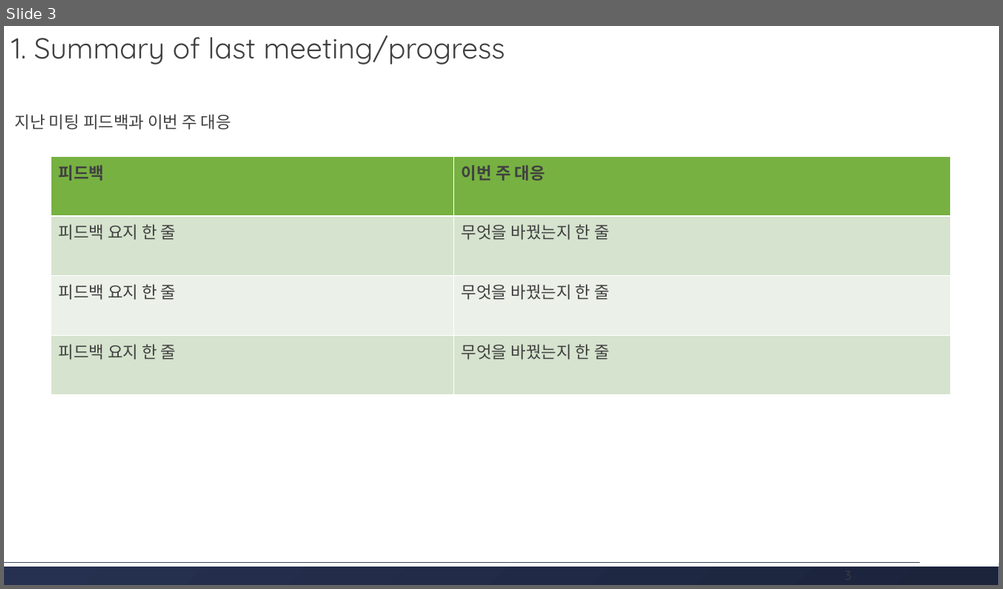
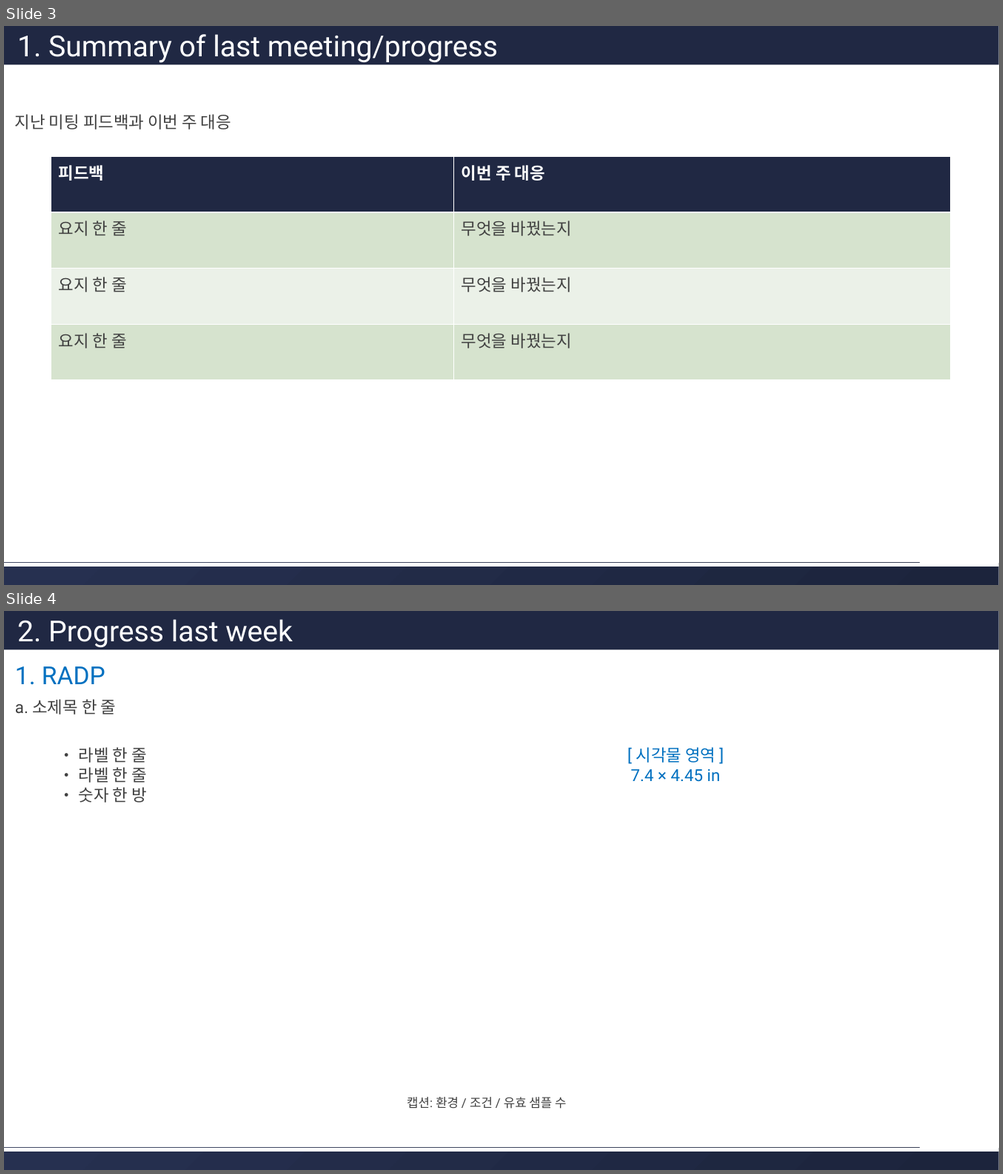
Before and after one commit to hjkim24/RADP, a slide deck: ppt/template/radp-progress-template.pptx. Shown one above the other, each under a label of ours: slide 3 before the commit, slides 3 and 4 after it. The pictures are 1003x589 and 1003x1174 pixels, drawn with LibreOffice and Linux fonts; fonts in the diff are those of the drawing. Boxes give left, top, right and bottom in pixels: in the first picture for what was removed or moved away, otherwise in the second. Text is boxed around its words. In the diff, an @@ line names an element or a change of style, - is before the commit and + after.

```diff
--- a/ppt/template/radp-progress-template.pptx
+++ b/ppt/template/radp-progress-template.pptx
@@ slide 4 added at (4,611,999,1170), background #FFFFFF; not listed: 2 template elements that a slide beside it also shows @@
@@ rectangle added at (4,611,999,649), fill #202843, 28 pt, text #FFFFFF @@
+2. Progress last week
@@ text added at (15,667,105,684), 24 pt, text #0070C0 @@
+1. RADP
@@ text added at (15,699,116,715), 16 pt, text #404040 @@
+a. 소제목 한 줄
@@ text added at (79,747,147,803), 16 pt, text #404040 @@
+• 라벨 한 줄
+• 라벨 한 줄
+• 숫자 한 방
@@ text added at (631,747,720,782), 16 pt, text #0070C0 @@
+[ 시각물 영역 ]
+7.4 × 4.45 in
@@ text added at (407,1097,566,1109), 12 pt, text #404040 @@
+캡션: 환경 / 조건 / 유효 샘플 수
@@ slide 3 changed as well @@
@@ rectangle "1. Summary of last meeting/progress": place and size @@
-rectangle "1. Summary of last meeting/progress" at (11,36,505,64)
+rectangle "1. Summary of last meeting/progress" at (4,26,999,64)
@@ rectangle "1. Summary of last meeting/progress" at (4,26,999,64): font Quicksand to Roboto, text colour #404040 to #FFFFFF; fill none to #202843 @@
@@ table at (51,156,950,380) @@
-row 2, column 1: 피드백 요지 한 줄
+row 2, column 1: 요지 한 줄
-row 2, column 2: 무엇을 바꿨는지 한 줄
+row 2, column 2: 무엇을 바꿨는지
-row 3, column 1: 피드백 요지 한 줄
+row 3, column 1: 요지 한 줄
-row 3, column 2: 무엇을 바꿨는지 한 줄
+row 3, column 2: 무엇을 바꿨는지
-row 4, column 1: 피드백 요지 한 줄
+row 4, column 1: 요지 한 줄
-row 4, column 2: 무엇을 바꿨는지 한 줄
+row 4, column 2: 무엇을 바꿨는지
@@ fill #77B142 to #202843 in row 1 @@
@@ font Quicksand to Roboto, text colour #404040 to #FFFFFF in "피드백", "이번 주 대응" @@
@@ text removed at (845,566,851,585) @@
-3
```
Also in this commit, not shown: 6 other slides changed, 1 slide removed, 11 other files.
